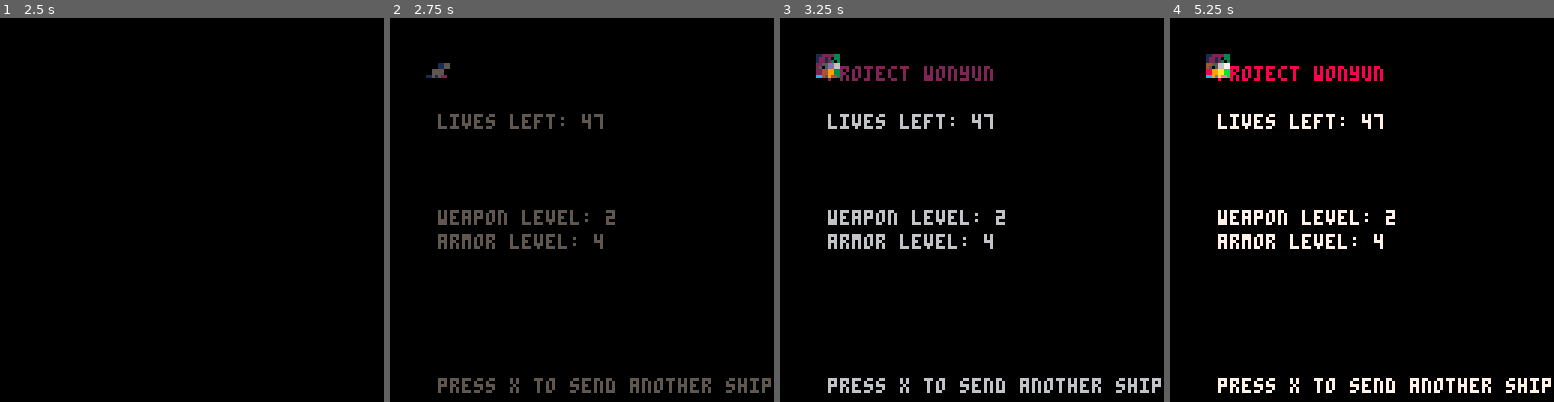
Above: before the commit, frames 1-4 (left to right).
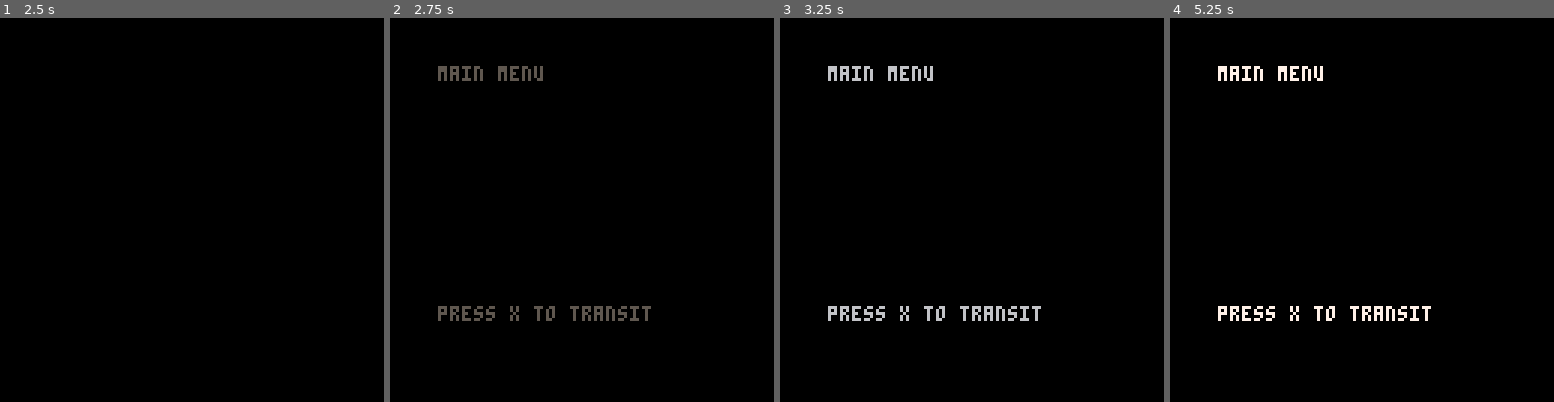
Above: after the commit, the same moments.

Repository: JunoNgx/p8-template
Game: PICO-8 cartridge template.p8
The game is run twice, just before and just after one commit, with the same random seed, the same clock (stepped at 60 frames per second) and the same inputs.
Inputs:
- Up to frame 1 (2.5 s): tap X (X key) at 0.33, 1.07, 1.85 s
- Up to frame 2 (2.75 s): no input
- Up to frame 3 (3.25 s): tap X (X key) at 2.97 s
- Up to frame 4 (5.25 s): tap X (X key) at 4.08, 5.2 s

Frame 1 is identical in both runs. In frame 2, 4.8% of the frame differs, in the area x 9-100%, y 11-98%; in frame 3, 5.5%, in the area x 9-100%, y 9-98%; in frame 4, 5.5%.

Commit message:
Update following wonyun launch

Diff:
--- a/template.p8
+++ b/template.p8
@@ -11,22 +11,23 @@
 -- boilerplate by ojdon
 -- https://github.com/ojdon/pico8-boilerplate
 
+
+c = {
+	debug_draw_hitbox = true
+}
+
 -- component entity system and utility functions
 function _has(e, ks)
-    for c in all(ks) do
-        if e[c] then
-            return true
-        end
+	for c in all(ks) do
+        if not e[c] then return false end
     end
-    return false
+    return true
 end
 
 function system(ks, f)
     return function(system)
         for e in all(system) do
-            if _has(e, ks) then
-                f(e)
-            end
+            if _has(e, ks) then f(e) end
         end
     end
 end
@@ -100,22 +101,13 @@
 end
 
 function fade_update()
-	-- TODO clean up and write something more optimal
 	if (fader.time < fader.projected_time_taken) then
 		fader.time +=1
 		fader.pos += fader.projected_velocity
-	else
-		pal()
 	end
 end
 
 function fade_draw(_position)
-	-- for debug
-	-- print(fader.pos)
-	-- print(fader.projected_time_taken)
-	-- print(fader.projected_velocity)
-	-- print(fader.time)
-	-- pal()
 	for c=0,15 do
 		if flr(_position+1)>=16 then
 			pal(c,0)
@@ -134,13 +126,14 @@
 
 splashstate = {
 	name = "splash",
-	init = function()
+	splashtimer,
+	init = function(self)
 		fadein()
-		splashtimer =45
-	end,
-	update = function()
-		if (splashtimer > 0) then
-			splashtimer -= 1
+		self.splashtimer = 45
+	end,
+	update = function(self)
+		if (self.splashtimer > 0) then
+			self.splashtimer -= 1
 		else
 			transit(menustate)
 		end
@@ -153,47 +146,41 @@
 
 menustate = {
 	name = "menu",
-	init = function()
+	init = function(self)
 		fadein()
 	end,
-	update = function()
-		if (btn(5)) then
+	update = function(self)
+		if (btnp(5)) then
 			transit(gameplaystate)
 		end
 	end,
-	draw = function()
-		print("project wonyun", 16, 16, 8)
-		print("lives left: 47", 16, 32, 7)
-		print("weapon level: 2", 16, 64, 7)
-		print("armor level: 4", 16, 72, 7)
-		print("press x to send another ship", 16, 120, 7)
-		spr(1, 12, 12)
+	draw = function(self)
+		print("main menu", 16, 16, 7)
+		print("press x to transit", 16, 96, 7)
 	end
 }
 
 gameplaystate = {
 	name = "gameplay",
-	init = function()
+	init = function(self)
 		fadein()
 		world = {}
-		wonyun(64, 32, 0, 0.1)
-		wonyun(32, 32, 0, -1)
-		wonyun(96, 32, 1, 0)
-
-		timer(1, function()
-			wonyun(12, 12, 1, 1)
+		entity(64, 32, 0, 0.1)
+		entity(32, 32, 0, -1)
+		entity(96, 32, 1, 0)
+
+		timer(4, function()
+			entity(12, 12, 1, 1)
 		end)
 	end,
-	update = function()
-		motionsys(world)
-		if (btn(5)) then
-			transit(menustate)
-		end
-	end,
-	draw = function()
+	update = function(self)
+		for _, system in pairs(updatesystems) do system(world) end
+		if (btn(5)) then transit(menustate) end
+	end,
+	draw = function(self)
+
 		print(count(world))
-		drawsys(world)
-		debugdrawsys(world)
+		for _, system in pairs(drawsystems) do system(world) end
 	end
 }
 
@@ -205,10 +192,10 @@
 
 transitstate = {
 	name = "transit",
-	init = function()
-
-	end,
-	update = function()
+	init = function(self)
+
+	end,
+	update = function(self)
 		if (transitor.timer > 0) then
 			transitor.timer -=1
 		else
@@ -216,7 +203,7 @@
 			gamestate.init()
 		end
 	end,
-	draw = function()
+	draw = function(self)
 
 	end
 }
@@ -230,11 +217,12 @@
 
 function _init()
 	gamestate = splashstate
-	gamestate.init()
+	-- gamestate = gameplaystate
+	gamestate:init()
 end
 
 function _update()
-	gamestate.update()
+	gamestate:update()
 	fade_update()
 end
 
@@ -242,67 +230,100 @@
 	-- due to interference with fading
 	if (gamestate.name ~= "transit") cls()
 
-	gamestate.draw()
+	gamestate:draw()
 	fade_draw(fader.pos)
 end
 
 -->8
 -- update system
-
-motionsys = system({"pos", "vel"},
-    function(e)
-        e.pos.x += e.vel.x
-        e.pos.y += e.vel.y
-    end
-)
-
-timersys = system ({"timer"},
-    function(e)
-        if (e.timer.lifetime > 0) then
-            e.timer.lifetime -= 1
-        else
-            e.timer.trigger()
-            del(world, e)
-        end
-    end
-)
-
-collisionsys = system({"id"},
-    function(e)
-        if (e.id.class == "player") then
-            enemies = getid("enemy")
-            for ee in all(enemies) do
-                -- if coll()
-            end
-        end
-    end
-)
+updatesystems = {
+	motionsys = system({"pos", "vel"},
+		function(e)
+			e.pos.x += e.vel.x
+			e.pos.y += e.vel.y
+		end
+	),
+
+	timersys = system ({"timer"},
+		function(e)
+			if (e.timer.lifetime > 0) then
+				e.timer.lifetime -= 1
+			else
+				e.timer.trigger()
+				del(world, e)
+			end
+		end
+	),
+
+	outofboundsloopsys = system({"outofboundsloop"},
+		function(e)
+			if (e.pos.x > 131) then e.pos.x = -4 end
+			if (e.pos.x < -4) then e.pos.x = 131 end
+			if (e.pos.y > 131) then e.pos.y = -4 end
+			if (e.pos.y < -4) then e.pos.y = 131 end
+		end
+	),
+
+	collisionsys = system({"id"},
+		function(e)
+			if (e.id.class == "player") then
+				enemies = getid("enemy")
+				for ee in all(enemies) do
+					-- if coll()
+				end
+			end
+		end
+	)
+}
 
 -->8
 -- draw systems
-
-debugdrawsys = system({"pos", "box"},
-    function(e)
-        rectfill(e.pos.x, e.pos.y, e.pos.x + e.box.w, e.pos.y+ e.box.h, 8)
-    end
-)
-
-drawsys = system({"id", "pos", "box"},
-    function(e)
-        if (e.id.class == "wonyun") then
-			spr(0, e.pos.x, e.pos.y)
-        end
-    end
-)
+drawsystems = {
+	-- keys are removed so each system can be iterated through in sequence
+	-- which should facilitate layer drawing
+
+	-- shadow draw
+	system({"id", "pos", "box"},
+		function(e)
+			local shadow_offset = 2
+
+			if (e.id.class == "rect") then
+				rectfill(
+					e.pos.x + shadow_offset,
+					e.pos.y + shadow_offset,
+					e.pos.x + e.box.w + shadow_offset,
+					e.pos.y+ e.box.h + shadow_offset,
+					5
+				)
+			end
+		end
+	),
+
+	-- main draw
+	system({"id", "pos", "box"},
+		function(e)
+			if (e.id.class == "rect") then
+				rectfill(e.pos.x, e.pos.y, e.pos.x + e.box.w, e.pos.y+ e.box.h, 8)
+			end
+		end
+	),
+
+	system({"id", "pos", "box"},
+		function(e)
+			if not (c.debug_draw_hitbox) then return end
+			rect(e.pos.x, e.pos.y, e.pos.x + e.box.w, e.pos.y+ e.box.h, 8)
+		end
+	)
+}
 
 -->8
 -- entity constructors
 
-function wonyun(_x , _y, _vx, _vy)
+function entity(_x , _y, _vx, _vy)
 
     add(world, {
         id = {
-            class = "wonyun"
+            class = "rect"
         },
         pos = {
             x=_x,
@@ -311,18 +332,33 @@
         vel = {
             x=_vx,
             y=_vy
-        },
+		},
+		shadows = {
+			x = 2,
+			y = 2
+		},
+		outofboundsloop = true,
         box = {
             w = 4,
             h = 4
-        }
+		},
+		-- draw = function(self, _shadowoffset_x, _shadowoffset_y)
+		-- 	local _sox = (_shadowoffset_x) and _shadowoffset_x or 0
+		-- 	local _soy = (_shadowoffset_y) and _shadowoffset_y or 0
+
+		-- 	rectfill(
+		-- 		e.pos.x+_sox,
+		-- 		e.pos.y+_soy,
+		-- 		e.pos.x + e.box.w+_sox,
+		-- 		e.pos.y+ e.box.h+_soy,
+		-- 	8)
+		-- end
     })
 end
 
 function timer(_lifetimeinsec, _f)
     add(world, {
         timer = {
-            -- 30 frames take up one second
             lifetime = _lifetimeinsec * 30,
             trigger = _f
         }
@@ -330,14 +366,14 @@
 end
 
 __gfx__
-01111110112222330000000000000000000000000000000000000000000000000000000000000000000000000000000000000000000000000000000000000000
-01111110122120330000000000000000000000000000000000000000000000000000000000000000000000000000000000000000000000000000000000000000
-01111110122123030000000000000000000000000000000000000000000000000000000000000000000000000000000000000000000000000000000000000000
-01111110445566770000000000000000000000000000000000000000000000000000000000000000000000000000000000000000000000000000000000000000
-01111110450566770000000000000000000000000000000000000000000000000000000000000000000000000000000000000000000000000000000000000000
-011111108899aabb0000000000000000000000000000000000000000000000000000000000000000000000000000000000000000000000000000000000000000
-011111108899aabb0000000000000000000000000000000000000000000000000000000000000000000000000000000000000000000000000000000000000000
-01111110cc9daeeb0000000000000000000000000000000000000000000000000000000000000000000000000000000000000000000000000000000000000000
+00000000112222330000000000000000000000000000000000000000000000000000000000000000000000000000000000000000000000000000000000000000
+08555580122120330000000000000000000000000000000000000000000000000000000000000000000000000000000000000000000000000000000000000000
+05855850122123030000000000000000000000000000000000000000000000000000000000000000000000000000000000000000000000000000000000000000
+05588550445566770000000000000000000000000000000000000000000000000000000000000000000000000000000000000000000000000000000000000000
+05588550450566770000000000000000000000000000000000000000000000000000000000000000000000000000000000000000000000000000000000000000
+058558508899aabb0000000000000000000000000000000000000000000000000000000000000000000000000000000000000000000000000000000000000000
+085555808899aabb0000000000000000000000000000000000000000000000000000000000000000000000000000000000000000000000000000000000000000
+00000000cc9daeeb0000000000000000000000000000000000000000000000000000000000000000000000000000000000000000000000000000000000000000
 00000000000000000000000000000000000000000000000000000000000000000000000000000000000000000000000000000000000000000000000000000000
 00000000000000000000000000000000000000000000000000000000000000000000000000000000000000000000000000000000000000000000000000000000
 00000000000000000000000000000000000000000000000000000000000000000000000000000000000000000000000000000000000000000000000000000000
